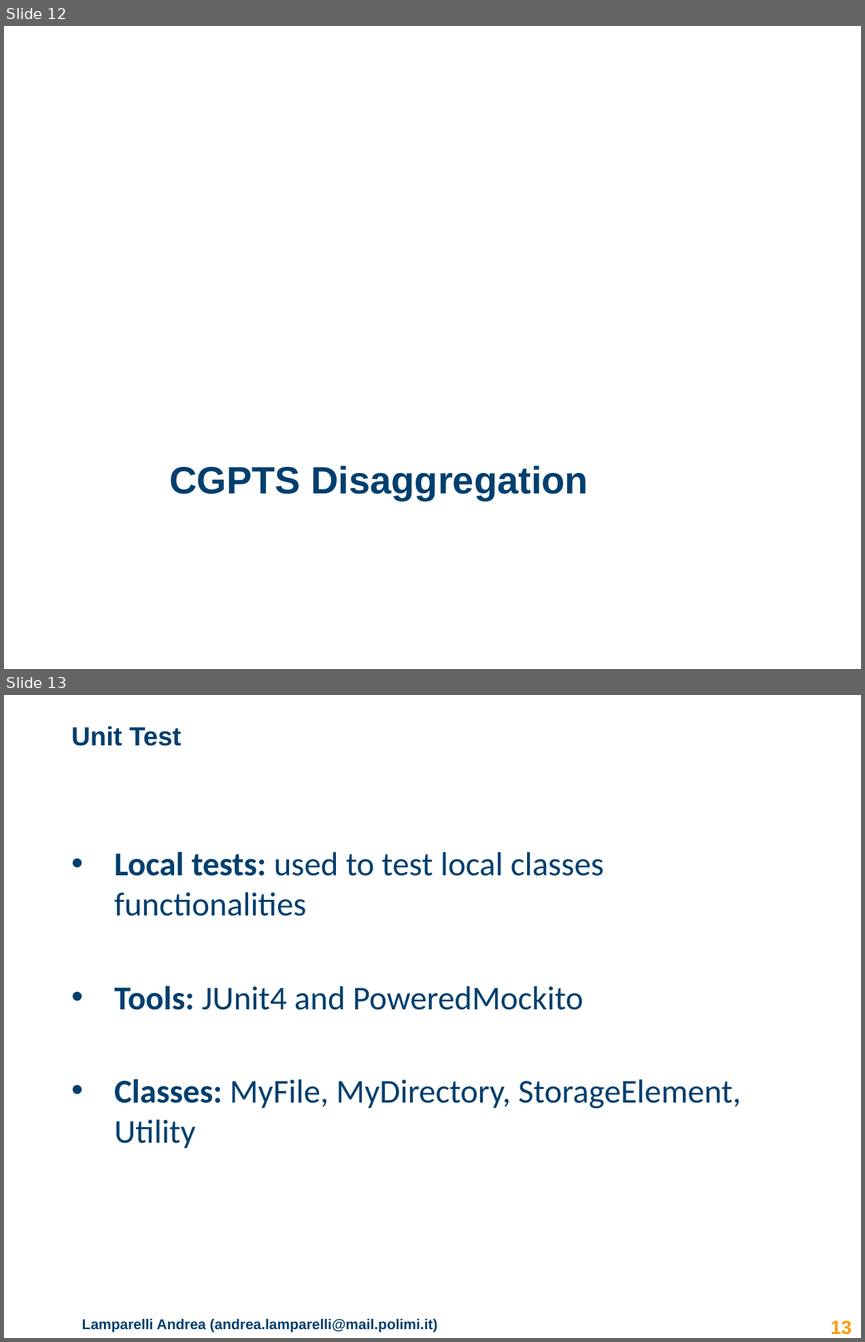
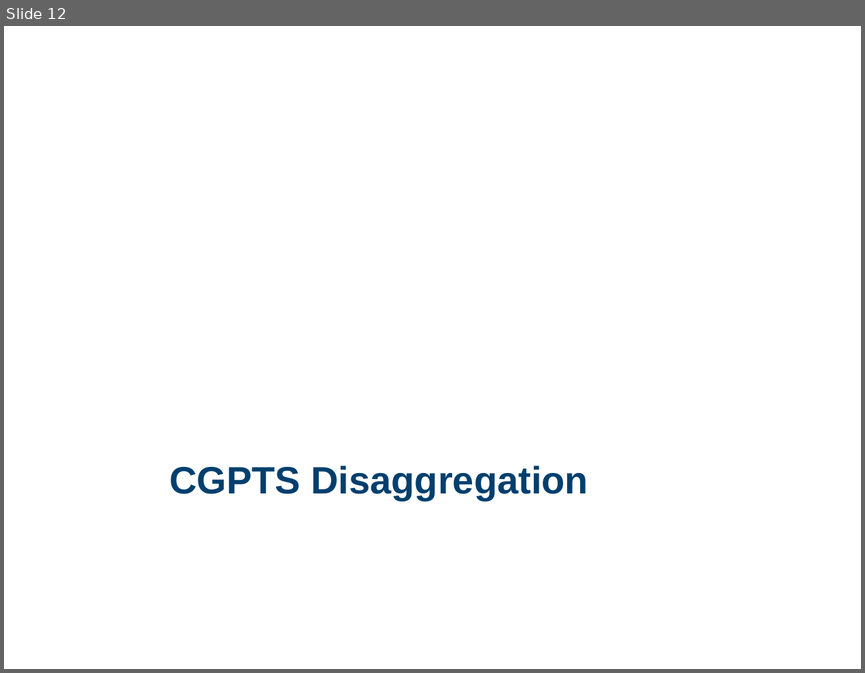
Before and after one commit to lucabonali/AdvertisingDIA, a slide deck: advertising_presentation.pptx. Shown one above the other, each under a label of ours: slides 12 and 13 before the commit, slide 12 after it. The pictures are 865x1342 and 865x673 pixels, drawn with LibreOffice and Linux fonts; fonts in the diff are those of the drawing; background and template pictures are left out. Boxes give left, top, right and bottom in pixels: in the first picture for what was removed or moved away, otherwise in the second. Text is boxed around its words. In the diff, an @@ line names an element or a change of style, - is before the commit and + after.

```diff
--- a/advertising_presentation.pptx
+++ b/advertising_presentation.pptx
@@ slide 13 removed at (x1=4, y1=695, x2=861, y2=1338), background #FFFFFF @@
@@ title removed at (x1=71, y1=726, x2=181, y2=746) @@
-Unit Test
@@ text removed at (x1=114, y1=851, x2=740, y2=1148) @@
-• Local tests: used to test local classes functionalities
-• Tools: JUnit4 and PoweredMockito
-• Classes: MyFile, MyDirectory, StorageElement, Utility
@@ text removed at (x1=82, y1=1318, x2=438, y2=1331) @@
-Lamparelli Andrea (andrea.lamparelli@mail.polimi.it)
@@ page number removed at (x1=830, y1=1320, x2=851, y2=1334) @@
-13
```
Also in this commit, not shown: 3 slides changed, 5 slides added, 5 other slides removed.
